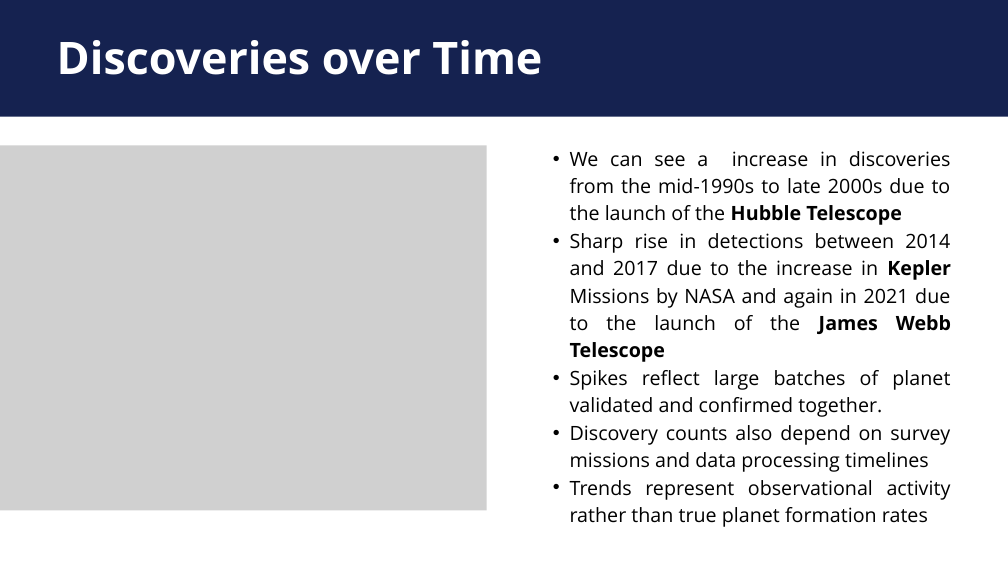
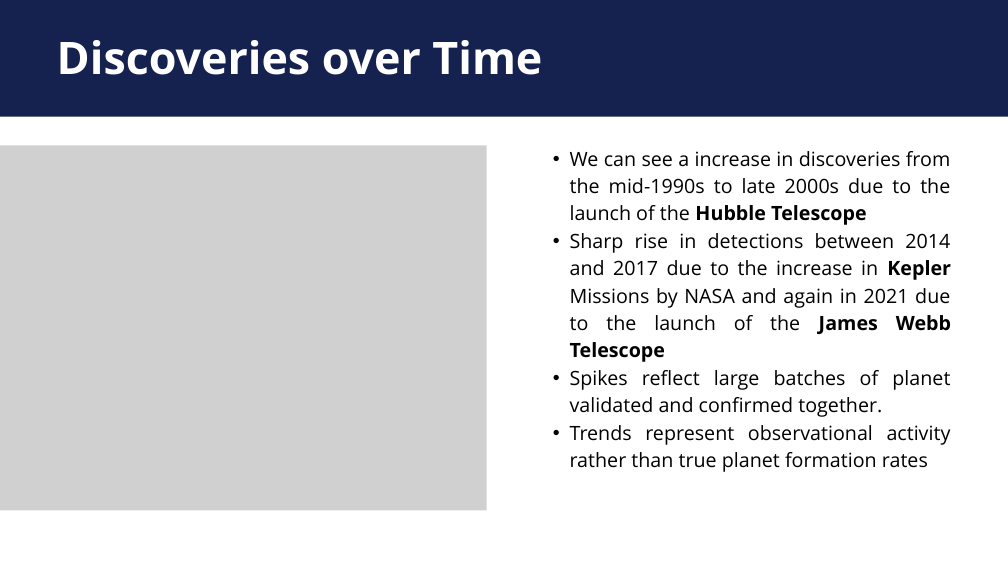
Before and after one commit to mohammedwarsi1/ProgrammingForDataScienceYork, a slide deck: slide 4 of presentation/Programming for Data Science Presentation.pptx. Drawn at 1008x567 pixels with LibreOffice and Linux fonts; fonts in the diff are those of the drawing; grey boxes stand for pictures. Boxes give left, top, right and bottom in pixels: in the first picture for what was removed or moved away, otherwise in the second. Text is boxed around its words. In the diff, an @@ line names an element or a change of style, - is before the commit and + after.

```diff
--- a/presentation/Programming for Data Science Presentation.pptx
+++ b/presentation/Programming for Data Science Presentation.pptx
@@ text at [570,425,950,472]: paragraph removed @@
-  • Discovery counts also depend on survey missions and data processing timelines
```
Also in this commit, not shown: 1 other slide changed, 1 other file.
